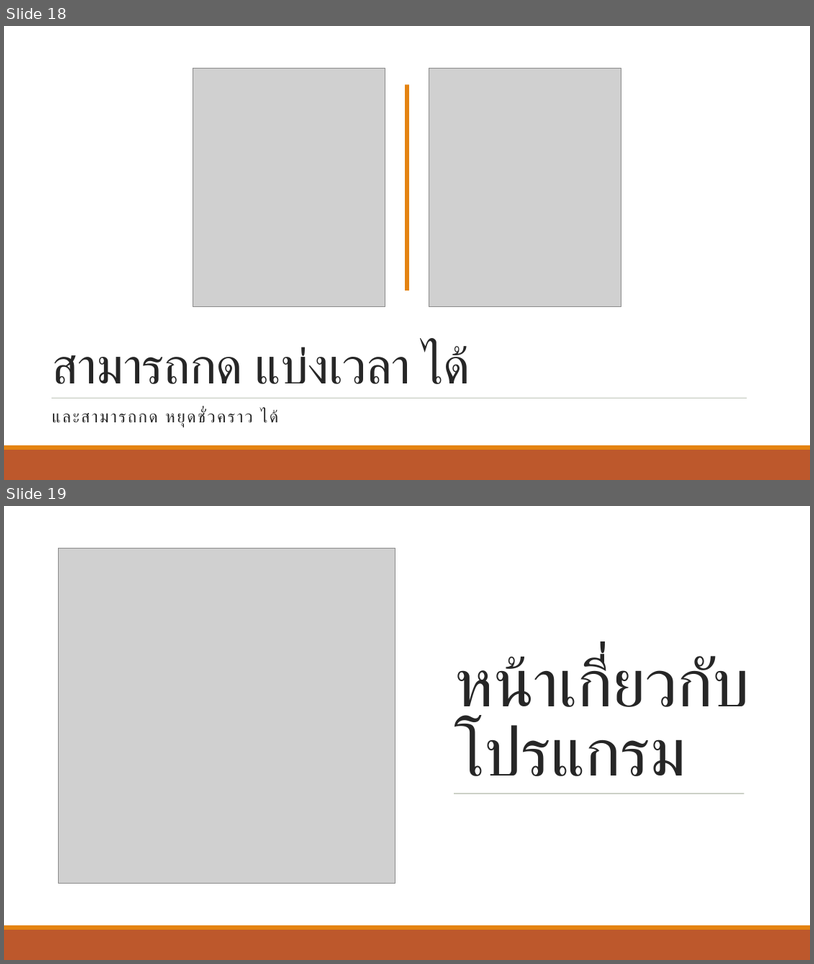
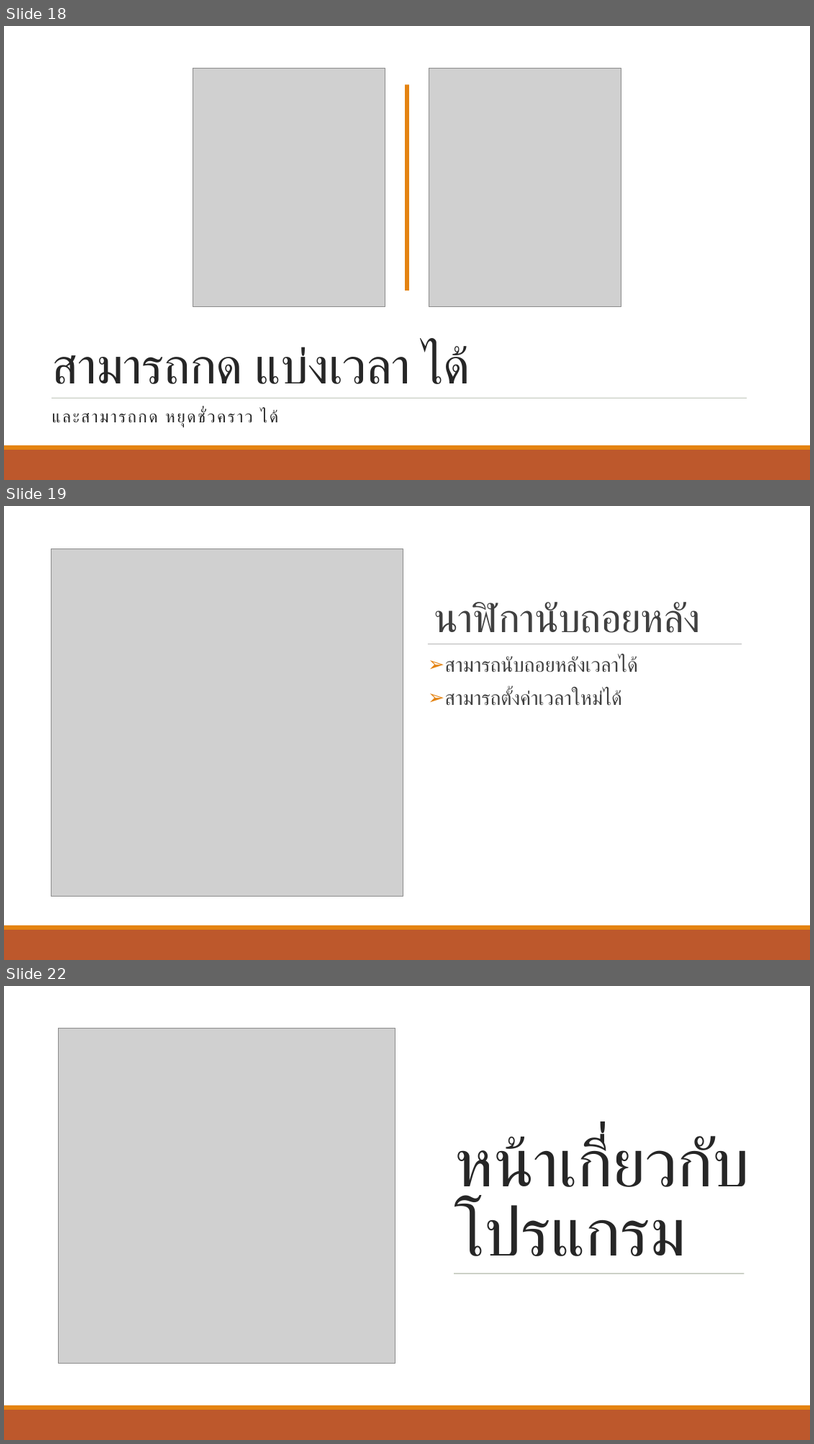
Before and after one commit to wannaphong/timenone, a slide deck: งานนำเสนอ.pptx. Shown one above the other, each under a label of ours: slides 18 and 19 before the commit, slides 18, 19 and 22 after it; the slides between them are not shown. The pictures are 814x964 and 814x1444 pixels, drawn with LibreOffice and Linux fonts; fonts in the diff are those of the drawing; grey boxes stand for pictures. Boxes give left, top, right and bottom in pixels: in the first picture for what was removed or moved away, otherwise in the second. Text is boxed around its words. In the diff, an @@ line names an element or a change of style, - is before the commit and + after.

```diff
--- a/งานนำเสนอ.pptx
+++ b/งานนำเสนอ.pptx
@@ slide 19 added at (4, 506, 810, 960), background #FFFFFF @@
@@ rectangle added at (4, 506, 810, 925), fill #FFFFFF @@
@@ picture added at (51, 549, 403, 896) @@
@@ title added at (434, 602, 701, 633), 48 pt, text #404040 @@
+นาฬิกานับถอยหลัง
@@ line added from (428, 644) to (743, 644), #808080 0.5 pt @@
@@ text added at (445, 656, 638, 705), 24 pt, text #404040 @@
+➢ สามารถนับถอยหลังเวลาได้
+➢ สามารถตั้งค่าเวลาใหม่ได้
@@ rectangle added at (4, 929, 810, 960), fill #BD582C @@
@@ rectangle added at (4, 925, 810, 929), fill #E48312 @@
@@ what was slide 19 is now slide 22 @@
```
Also in this commit, not shown: 6 slides changed, 3 other slides added.
